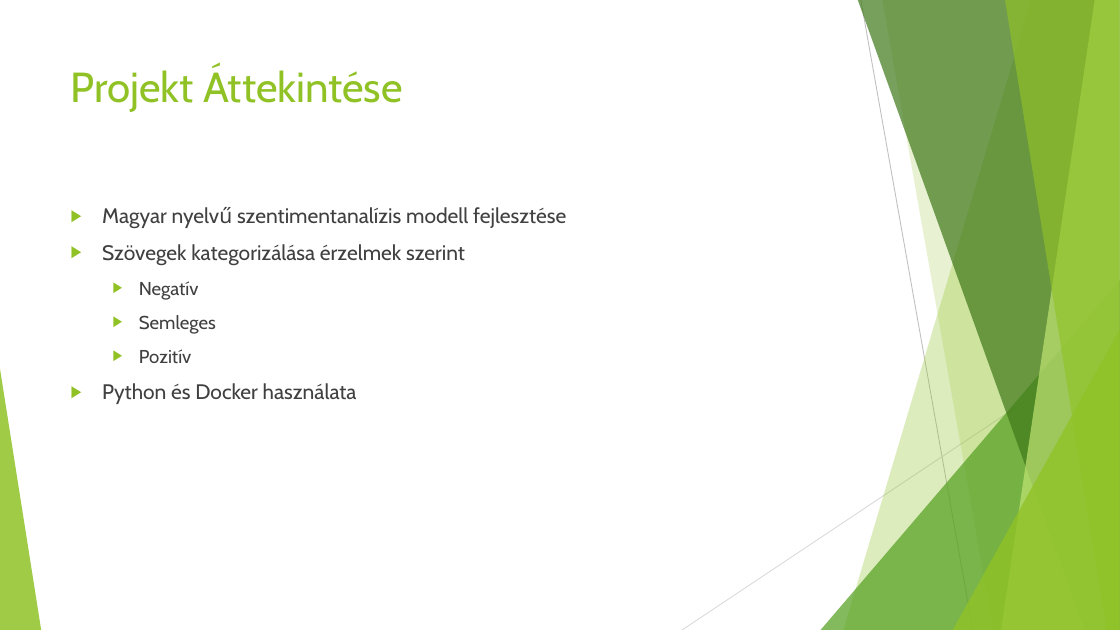
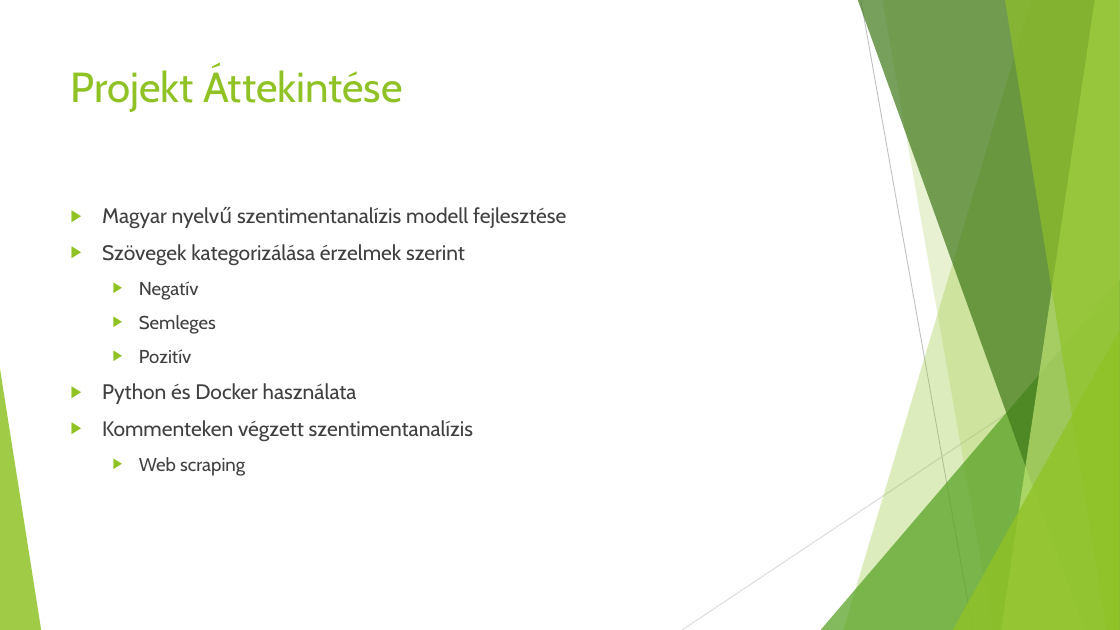
Before and after one commit to py-snake/hu-sent, a slide deck: slide 2 of documents/Magyar nyelvű Szentimentanalízis Projekt.pptx. Drawn at 1120x630 pixels with LibreOffice and Linux fonts; fonts in the diff are those of the drawing. Boxes give left, top, right and bottom in pixels: in the first picture for what was removed or moved away, otherwise in the second. Text is boxed around its words. In the diff, an @@ line names an element or a change of style, - is before the commit and + after.

```diff
--- a/documents/Magyar nyelvű Szentimentanalízis Projekt.pptx
+++ b/documents/Magyar nyelvű Szentimentanalízis Projekt.pptx
@@ text at [102,420,473,476]: paragraphs added @@
+▶ Kommenteken végzett szentimentanalízis
+  ▶ Web scraping
```
Also in this commit, not shown: 1 other slide changed, 3 slides added, 7 other files.
